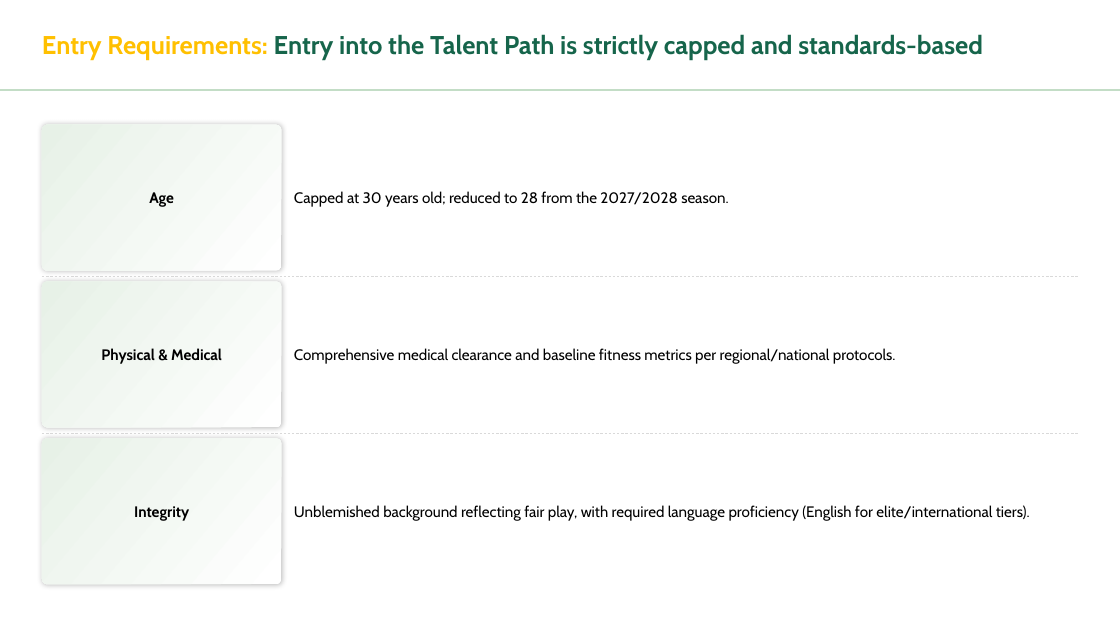
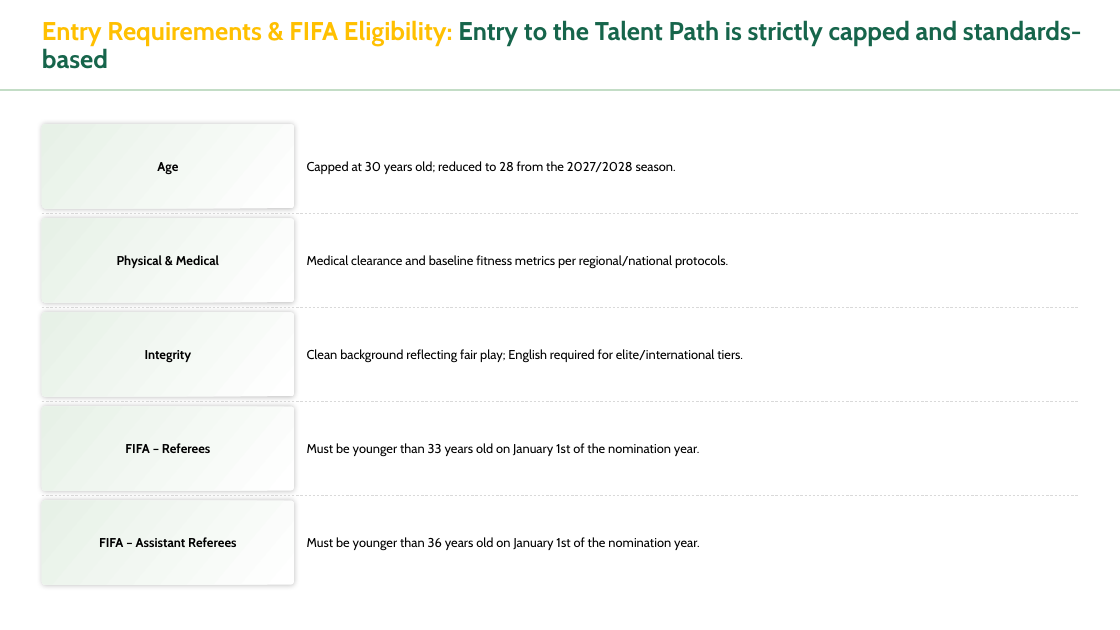
Before and after one commit to meedo5657-rgb/SAFF, a slide deck: slide 7 of Refereeing_Pathway_Presentation.pptx (slide 10 before the commit). Drawn at 1120x630 pixels with LibreOffice and Linux fonts; fonts in the diff are those of the drawing. Boxes give left, top, right and bottom in pixels: in the first picture for what was removed or moved away, otherwise in the second. Text is boxed around its words. In the diff, an @@ line names an element or a change of style, - is before the commit and + after.

```diff
--- a/Refereeing_Pathway_Presentation.pptx
+++ b/Refereeing_Pathway_Presentation.pptx
@@ text at <box>42,20,1082,69</box>: text changed @@
-Entry Requirements: Entry into the Talent Path is strictly capped and standards-based
+Entry Requirements & FIFA Eligibility: Entry to the Talent Path is strictly capped and standards-based
@@ rounded rectangle "Age": place and size @@
-rounded rectangle "Age" at <box>42,125,281,271</box>
+rounded rectangle "Age" at <box>42,124,294,208</box>
@@ text "Capped at 30 years old; ...": place and size @@
-text "Capped at 30 years old; ..." at <box>294,191,728,207</box>
+text "Capped at 30 years old; ..." at <box>307,161,676,174</box>
@@ rounded rectangle "Physical & Medical": place and size @@
-rounded rectangle "Physical & Medical" at <box>42,281,281,428</box>
+rounded rectangle "Physical & Medical" at <box>42,218,294,302</box>
@@ line added from (42, 213) to (1080, 213), #D9D9D9 0.5 pt dashed @@
@@ text at <box>307,255,728,269</box>: text changed; size 13 to 11 pt @@
-Comprehensive medical clearance and baseline fitness metrics per regional/national protocols.
+Medical clearance and baseline fitness metrics per regional/national protocols.
@@ size 13 to 11 pt in 4 elements at <box>307,161,676,174</box>, <box>42,124,294,208</box>, <box>42,218,294,302</box>, <box>42,313,294,397</box> @@
@@ line moved from (42, 276) - (1080, 276) to (42, 308) - (1080, 308) @@
@@ rounded rectangle "Integrity": place and size @@
-rounded rectangle "Integrity" at <box>42,439,281,585</box>
+rounded rectangle "Integrity" at <box>42,313,294,397</box>
@@ text at <box>307,349,743,363</box>: text changed; size 13 to 11 pt @@
-Unblemished background reflecting fair play, with required language proficiency (English for elite/international tiers).
+Clean background reflecting fair play; English required for elite/international tiers.
@@ line moved from (42, 433) - (1080, 433) to (42, 402) - (1080, 402) @@
@@ rounded rectangle added at <box>42,407,294,491</box>, fill gradient #FFFFFF to #E7F1E7, 11 pt, text #000000, bold @@
+FIFA – Referees
@@ text added at <box>307,443,700,457</box>, 11 pt, text #000000 @@
+Must be younger than 33 years old on January 1st of the nomination year.
@@ line added from (42, 496) to (1080, 496), #D9D9D9 0.5 pt dashed @@
@@ rounded rectangle added at <box>42,501,294,585</box>, fill gradient #FFFFFF to #E7F1E7, 11 pt, text #000000, bold @@
+FIFA – Assistant Referees
@@ text added at <box>307,537,699,551</box>, 11 pt, text #000000 @@
+Must be younger than 36 years old on January 1st of the nomination year.
```
Also in this commit, not shown: 7 other slides changed, 4 slides added, 24 slides removed.
